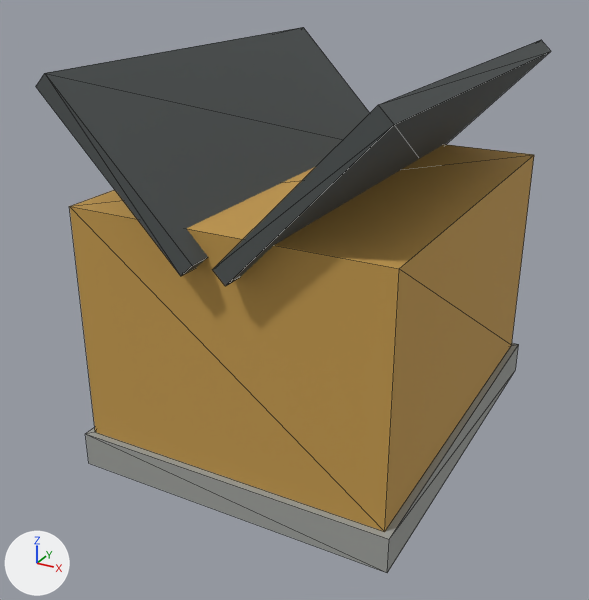
The glTF model assets/runtime/models/norway/norway-house-ochre-cream_lod1.glb: old version first, new version second.
Both versions are drawn from a camera (50 mm lens) standing at (9.03, -18.14, 12.38) and looking at (-0.46, -0.88, 3.75). Every picture has the same lights, and +X, +Y and +Z are marked at lower left. The older version comes first. Mesh edges are drawn as thin lines. Vertices at exactly the same position are counted once.

In view in the first picture: 'RF_House_Foundation', 'RF_House_RoofA', 'RF_House_RoofB', 'RF_House_Walls'.
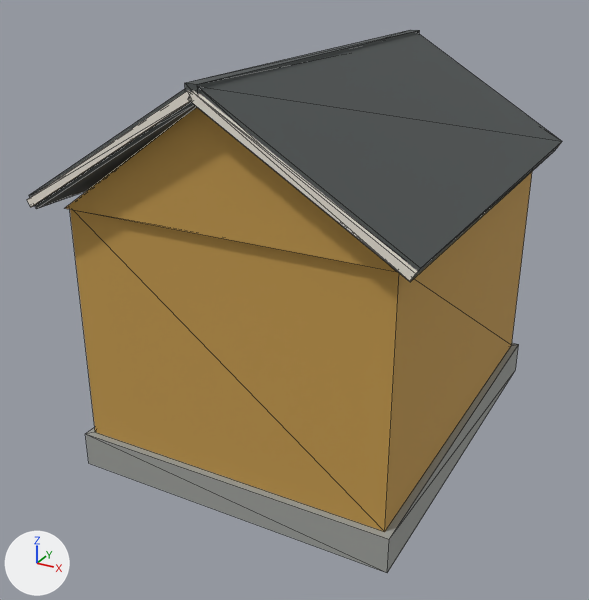
Where the change shows, as pixel boxes [x1, y1, x2, y2] in the pictures (589 x 600 px):
'RF_House_RoofB', reshaped, moved (10% wider)
    before: [213, 40, 551, 286]
    after: [191, 34, 562, 282]
'RF_House_RoofA', reshaped, moved
    before: [36, 27, 369, 276]
    after: [29, 89, 197, 209]
'RF_House_Gables', added (orange)
    after: [65, 108, 396, 272]
'RF_House_VergeRightFront', added
    after: [188, 90, 418, 281]
'RF_House_VergeLeftFront', added
    after: [27, 90, 192, 207]
'RF_House_RidgeCap', added
    after: [185, 30, 420, 94]

The change, as a diff of the scene's bpy script:
```diff
--- a/assets/runtime/models/norway/norway-house-ochre-cream_lod1.glb.py
+++ b/assets/runtime/models/norway/norway-house-ochre-cream_lod1.glb.py
@@ me_cube_095 @@
-me_cube_095.from_pydata(...)  # 8 vertices, 12 faces; spans x -1.87..1.87, y -5.57..5.57, z -1.93..1.93
-me_cube_095.vertices[0].co = (-1.87, -5.57, 1.64)  # pixel (35, 86)
-me_cube_095.vertices[1].co = (-1.57, -5.57, 1.93)  # pixel (44, 73)
-me_cube_095.vertices[2].co = (-1.87, 5.57, 1.64)
-me_cube_095.vertices[3].co = (-1.57, 5.57, 1.93)  # pixel (303, 27)
-me_cube_095.vertices[4].co = (1.57, -5.57, -1.93)  # pixel (180, 276)
-me_cube_095.vertices[5].co = (1.87, -5.57, -1.64)  # pixel (192, 265)
-me_cube_095.vertices[6].co = (1.57, 5.57, -1.93)
-me_cube_095.vertices[7].co = (1.87, 5.57, -1.64)
+me_cube_095.from_pydata(...)  # 8 vertices, 12 faces; spans x -2.35..2.35, y -5.58..5.58, z -1.51..1.51
+# me_cube_095 part 1
+me_cube_095.vertices[0].co = (-2.17, -5.58, -1.51)  # pixel (36, 208)
+me_cube_095.vertices[1].co = (-2.35, -5.58, -1.22)  # pixel (28, 195)
+me_cube_095.vertices[2].co = (-2.17, 5.58, -1.51)
+me_cube_095.vertices[3].co = (-2.35, 5.58, -1.22)
+me_cube_095.vertices[4].co = (2.35, -5.58, 1.22)
+me_cube_095.vertices[5].co = (2.17, -5.58, 1.51)
+me_cube_095.vertices[6].co = (2.35, 5.58, 1.22)
+me_cube_095.vertices[7].co = (2.17, 5.58, 1.51)
 me_cube_095.materials.append(mat_rf_roof_slate)
@@ me_cube_096 @@
-me_cube_096.from_pydata(...)  # 8 vertices, 12 faces; spans x -1.87..1.87, y -5.57..5.57, z -1.93..1.93
-me_cube_096.vertices[0].co = (-1.57, -5.57, -1.93)  # pixel (225, 286)
-me_cube_096.vertices[1].co = (-1.87, -5.57, -1.64)  # pixel (212, 269)
-me_cube_096.vertices[2].co = (-1.57, 5.57, -1.93)
-me_cube_096.vertices[3].co = (-1.87, 5.57, -1.64)
-me_cube_096.vertices[4].co = (1.87, -5.57, 1.64)  # pixel (394, 124)
-me_cube_096.vertices[5].co = (1.57, -5.57, 1.93)  # pixel (378, 104)
-me_cube_096.vertices[6].co = (1.87, 5.57, 1.64)  # pixel (551, 51)
-me_cube_096.vertices[7].co = (1.57, 5.57, 1.93)  # pixel (541, 39)
+me_cube_096.from_pydata(...)  # 8 vertices, 12 faces; spans x -2.35..2.35, y -5.58..5.58, z -1.51..1.51
+# me_cube_096 part 2
+me_cube_096.vertices[0].co = (-2.35, -5.58, 1.22)  # pixel (190, 101)
+me_cube_096.vertices[1].co = (-2.17, -5.58, 1.51)
+me_cube_096.vertices[2].co = (-2.35, 5.58, 1.22)
+me_cube_096.vertices[3].co = (-2.17, 5.58, 1.51)  # pixel (417, 32)
+me_cube_096.vertices[4].co = (2.17, -5.58, -1.51)  # pixel (410, 282)
+me_cube_096.vertices[5].co = (2.35, -5.58, -1.22)  # pixel (420, 268)
+me_cube_096.vertices[6].co = (2.17, 5.58, -1.51)  # pixel (554, 150)
+me_cube_096.vertices[7].co = (2.35, 5.58, -1.22)  # pixel (562, 141)
 me_cube_096.materials.append(mat_rf_roof_slate)
@@ me_cube_125 @@
+me_cube_125.from_pydata([(-2.31, -0.08, 1.29), (-2.21, -0.08, 1.44), (-2.31, 0.08, 1.29), (-2.21, 0.08, 1.44), (2.21, -0.08, -1.44), (2.31, -0.08, -1.29), (2.21, 0.08, -1.44), (2.31, 0.08, -1.29)], [], [(0, 1, 3), (0, 3, 2), (2, 3, 7), (2, 7, 6), (6, 7, 5), (6, 5, 4), (4, 5, 1), (4, 1, 0), (2, 6, 4), (2, 4, 0), (7, 3, 1), (7, 1, 5)])
+me_cube_125.materials.append(mat_rf_warm_white)  # white #efe8dd
@@ me_cube_124 @@
+me_cube_124.from_pydata([(-2.21, -0.08, -1.44), (-2.31, -0.08, -1.29), (-2.21, 0.08, -1.44), (-2.31, 0.08, -1.29), (2.31, -0.08, 1.29), (2.21, -0.08, 1.44), (2.31, 0.08, 1.29), (2.21, 0.08, 1.44)], [], [(0, 1, 3), (0, 3, 2), (2, 3, 7), (2, 7, 6), (6, 7, 5), (6, 5, 4), (4, 5, 1), (4, 1, 0), (2, 6, 4), (2, 4, 0), (7, 3, 1), (7, 1, 5)])
+me_cube_124.materials.append(mat_rf_warm_white)  # white #efe8dd
@@ ob_rf_house_roofa @@
 ob_rf_house_roofa = bpy.data.objects.new('RF_House_RoofA', me_cube_095)
-ob_rf_house_roofa.location = (-2.12, 0.0, 8.0)
+ob_rf_house_roofa.location = (-2.26, 0.0, 8.44)
@@ ob_rf_house_roofb @@
 ob_rf_house_roofb = bpy.data.objects.new('RF_House_RoofB', me_cube_096)
-ob_rf_house_roofb.location = (2.12, 0.0, 8.0)
+ob_rf_house_roofb.location = (2.26, 0.0, 8.44)
@@ ob_rf_house_ridgecap @@
+ob_rf_house_ridgecap = bpy.data.objects.new('RF_House_RidgeCap', me_cube_128)  # a box spanning x -0.14..0.14, y -5.64..5.64, z -0.12..0.12; in mat_rf_roof_slate (dark grey #4d5252)
+ob_rf_house_ridgecap.location = (0.0, 0.0, 9.89)
@@ ob_rf_house_vergerightfront @@
+ob_rf_house_vergerightfront = bpy.data.objects.new('RF_House_VergeRightFront', me_cube_125)
+ob_rf_house_vergerightfront.location = (2.26, -5.62, 8.44)
@@ ob_rf_house_vergeleftfront @@
+ob_rf_house_vergeleftfront = bpy.data.objects.new('RF_House_VergeLeftFront', me_cube_124)
+ob_rf_house_vergeleftfront.location = (-2.26, -5.62, 8.44)
@@ ob_rf_house_gables @@
+ob_rf_house_gables = bpy.data.objects.new('RF_House_Gables', me_rf_house_gables_mesh_007)  # 12 vertices, 16 faces; spans x -4.0..4.0, y -5.16..5.16, z 6.9..9.67; in mat_rf_wall_ochre_cream (orange #c49a4c)
+ob_rf_house_gables.location = (0.0, 0.0, 0.0)
```
